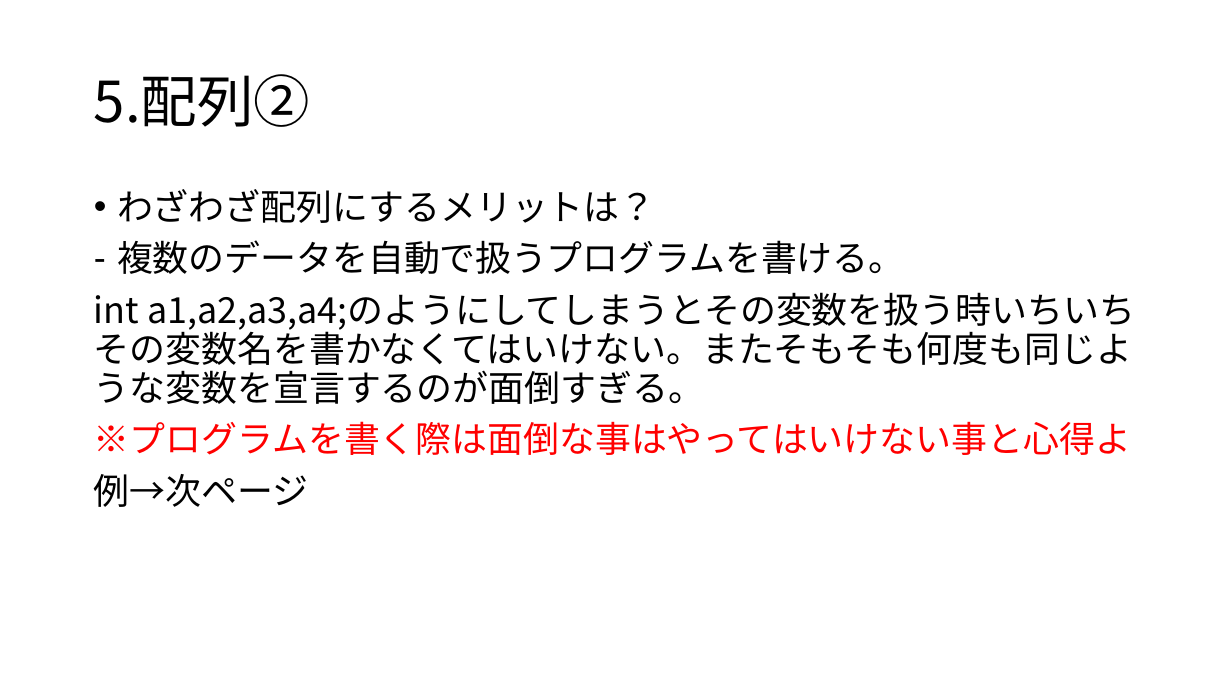
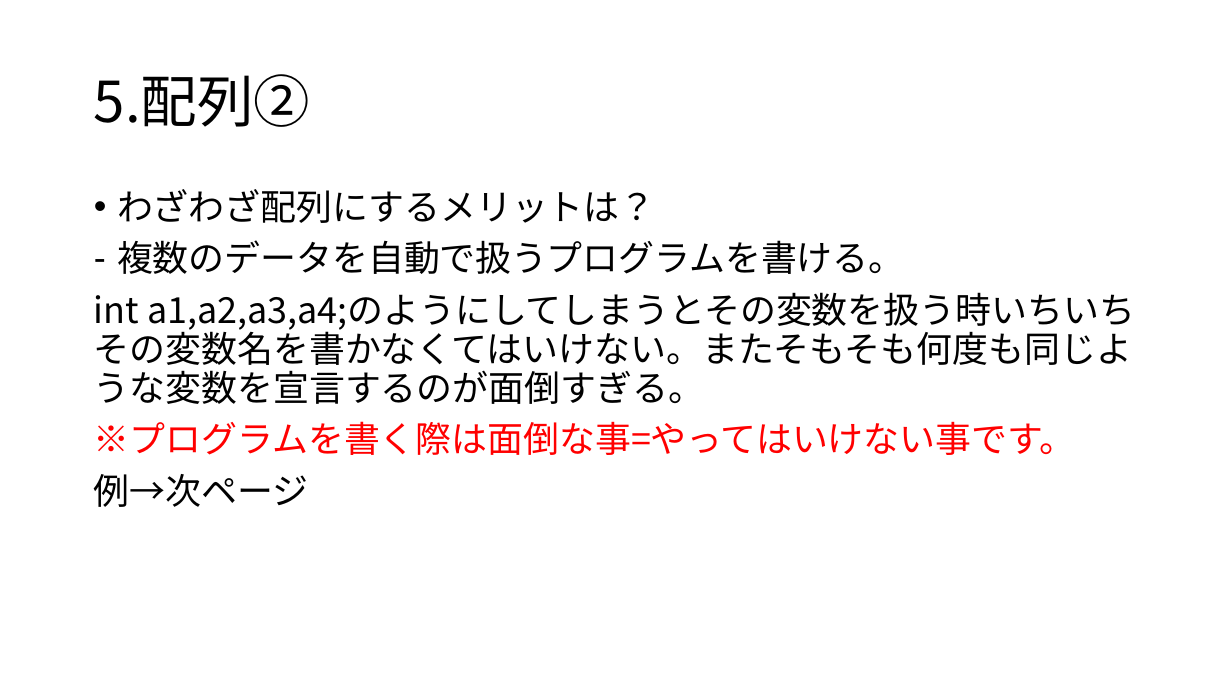
Before and after one commit to AD58-3104/brains_c_study, a slide deck: slide 16 of document/C言語勉強会.pptx. Drawn at 1232x693 pixels with LibreOffice and Linux fonts; fonts in the diff are those of the drawing. Boxes give left, top, right and bottom in pixels: in the first picture for what was removed or moved away, otherwise in the second. Text is boxed around its words. In the diff, an @@ line names an element or a change of style, - is before the commit and + after.

```diff
--- a/document/C言語勉強会.pptx
+++ b/document/C言語勉強会.pptx
@@ text at (94,421,1076,455): text changed @@
-※プログラムを書く際は面倒な事はやってはいけない事と心得よ
+※プログラムを書く際は面倒な事=やってはいけない事です。
```
Also in this commit, not shown: 2 other slides changed, 12 slides added.
